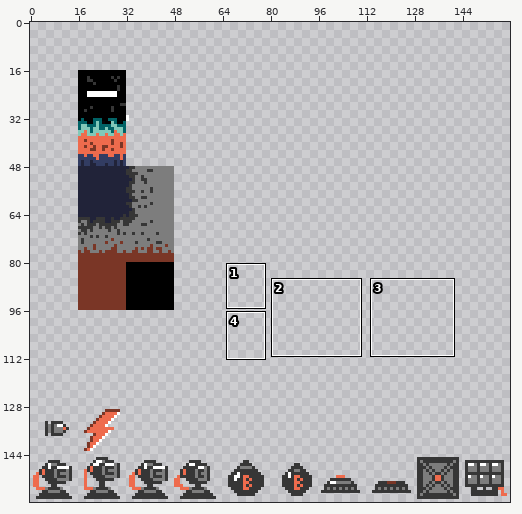
Sprite sheet, stored at assets/tilemap.png. The picture above shows the old version from afar; the outline marks the close-up.
Close-up. First the earlier version:
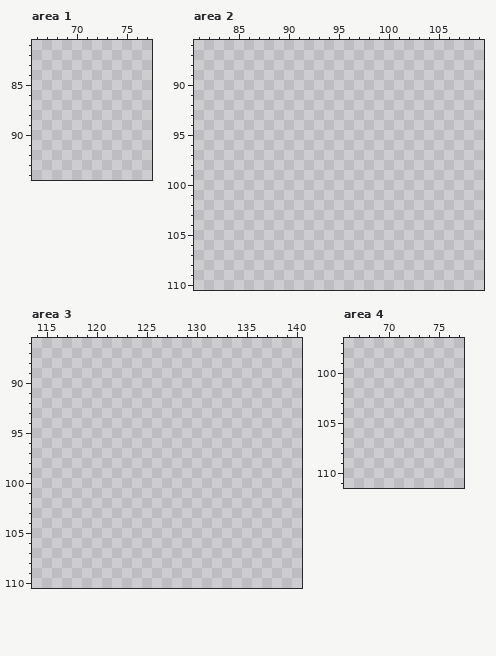
The file is 160x160 pixels. Pixels under 10% opacity are left out. Colours within 5 levels of each other are drawn and written as one. Shown: area 1: x 66..77, y 81..94; area 2: x 81..109, y 86..110; area 3: x 114..140, y 86..110; area 4: x 66..77, y 97..111. The commit also changed other parts of the picture, which this record leaves out.
After the commit:
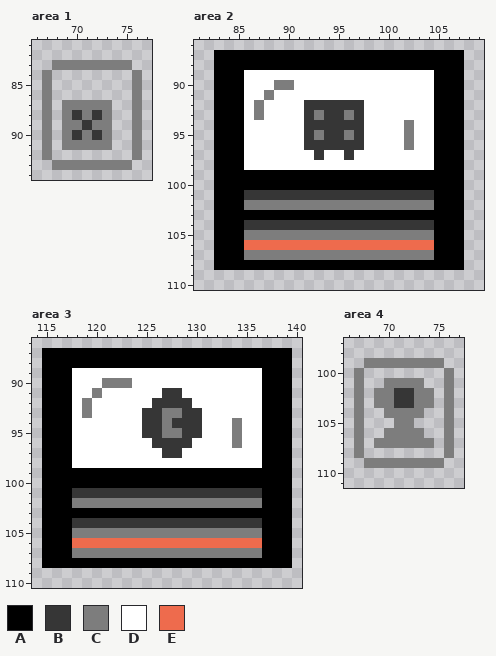
Palette (. is transparent): A #000000  B #363636  C #7d7d7d  D #ffffff  E #ee6b4d
Change:
Changed rows in their new state; - is an unchanged pixel.
Area 1:
first column x 67:
83 -CCCCCCCC-
84 C--------C
85 C--------C
86 C--------C
87 C-CCCCC--C
88 C-CBCBC--C
89 C-CCBCC--C
90 C-CBCBC--C
91 C-CCCCC--C
92 C--------C
93 -CCCCCCCC-
Area 2:
first column x 83:
 87 AAAAAAAAAAAAAAAAAAAAAAAAA
 88 AAAAAAAAAAAAAAAAAAAAAAAAA
 89 AAADDDDDDDDDDDDDDDDDDDAAA
 90 AAADDDCCDDDDDDDDDDDDDDAAA
 91 AAADDCDDDDDDDDDDDDDDDDAAA
 92 AAADCDDDDBBBBBBDDDDDDDAAA
 93 AAADCDDDDBCBBCBDDDDDDDAAA
 94 AAADDDDDDBBBBBBDDDDCDDAAA
 95 AAADDDDDDBCBBCBDDDDCDDAAA
 96 AAADDDDDDBBBBBBDDDDCDDAAA
 97 AAADDDDDDDBDDBDDDDDDDDAAA
 98 AAADDDDDDDDDDDDDDDDDDDAAA
 99 AAAAAAAAAAAAAAAAAAAAAAAAA
100 AAAAAAAAAAAAAAAAAAAAAAAAA
101 AAABBBBBBBBBBBBBBBBBBBAAA
102 AAACCCCCCCCCCCCCCCCCCCAAA
103 AAAAAAAAAAAAAAAAAAAAAAAAA
104 AAABBBBBBBBBBBBBBBBBBBAAA
105 AAACCCCCCCCCCCCCCCCCCCAAA
106 AAAEEEEEEEEEEEEEEEEEEEAAA
107 AAACCCCCCCCCCCCCCCCCCCAAA
108 AAAAAAAAAAAAAAAAAAAAAAAAA
Area 3:
first column x 115:
 87 AAAAAAAAAAAAAAAAAAAAAAAAA
 88 AAAAAAAAAAAAAAAAAAAAAAAAA
 89 AAADDDDDDDDDDDDDDDDDDDAAA
 90 AAADDDCCCDDDDDDDDDDDDDAAA
 91 AAADDCDDDDDDBBDDDDDDDDAAA
 92 AAADCDDDDDDBBBBDDDDDDDAAA
 93 AAADCDDDDDBBCCBBDDDDDDAAA
 94 AAADDDDDDDBBCBBBDDDCDDAAA
 95 AAADDDDDDDBBCCBBDDDCDDAAA
 96 AAADDDDDDDDBBBBDDDDCDDAAA
 97 AAADDDDDDDDDBBDDDDDDDDAAA
 98 AAADDDDDDDDDDDDDDDDDDDAAA
 99 AAAAAAAAAAAAAAAAAAAAAAAAA
100 AAAAAAAAAAAAAAAAAAAAAAAAA
101 AAABBBBBBBBBBBBBBBBBBBAAA
102 AAACCCCCCCCCCCCCCCCCCCAAA
103 AAAAAAAAAAAAAAAAAAAAAAAAA
104 AAABBBBBBBBBBBBBBBBBBBAAA
105 AAACCCCCCCCCCCCCCCCCCCAAA
106 AAAEEEEEEEEEEEEEEEEEEEAAA
107 AAACCCCCCCCCCCCCCCCCCCAAA
108 AAAAAAAAAAAAAAAAAAAAAAAAA
Area 4:
first column x 67:
 99 -CCCCCCCC-
100 C--------C
101 C--CCCC--C
102 C-CCBBCC-C
103 C-CCBBCC-C
104 C--CCCC--C
105 C---CC---C
106 C--CCCC--C
107 C-CCCCCC-C
108 C--------C
109 -CCCCCCCC-
Where, in picture pixels (left, top, right, bottom), the same in both close-ups:
added: (42, 60, 142, 170)
added: (214, 50, 464, 270)
added: (42, 348, 292, 568)
added: (354, 358, 454, 468)
